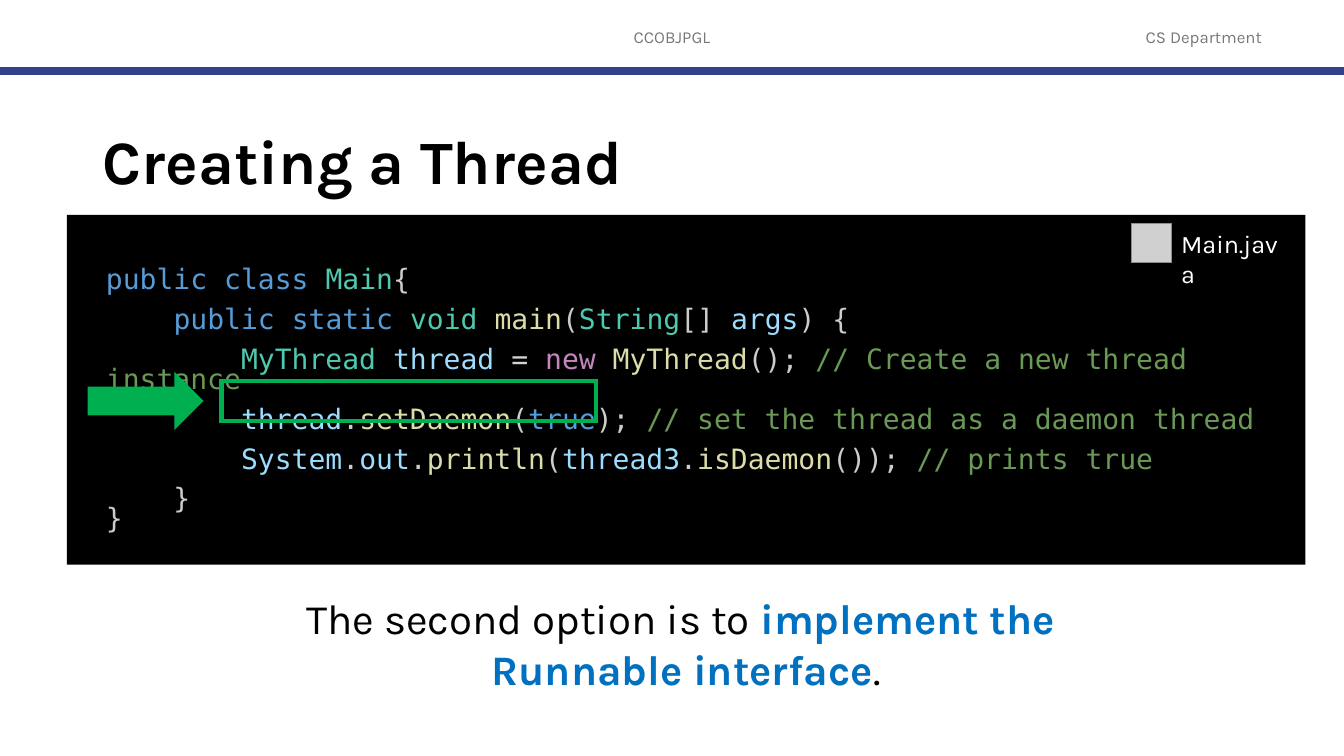
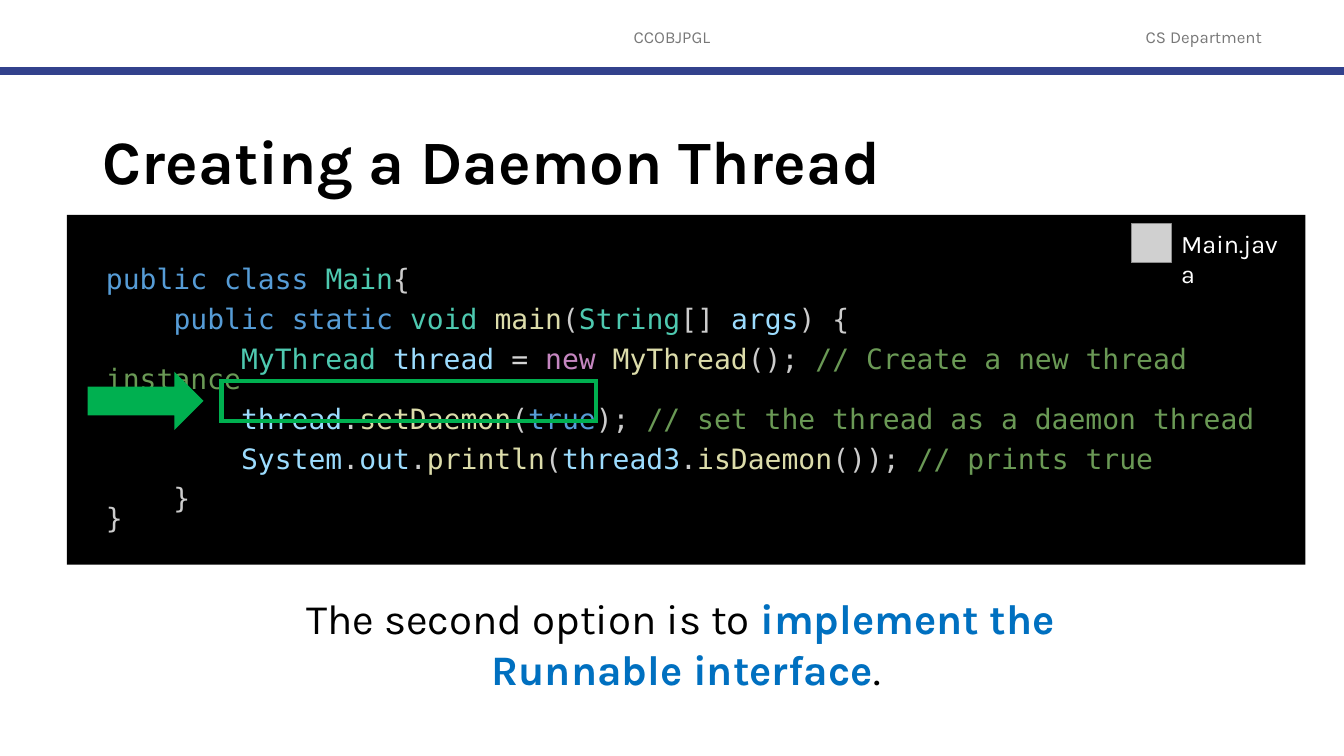
Before and after one commit to robitussin/CCOBJPGL, a slide deck: slide 22 of 9 - Multithreading and Synchronization/Multithreading and Synchronization.pptx (slide 21 before the commit). Drawn at 1344x756 pixels with LibreOffice and Linux fonts; fonts in the diff are those of the drawing; grey boxes stand for pictures; background and template pictures are left out. Boxes give left, top, right and bottom in pixels: in the first picture for what was removed or moved away, otherwise in the second. Text is boxed around its words. In the diff, an @@ line names an element or a change of style, - is before the commit and + after.

```diff
--- a/9 - Multithreading and Synchronization/Multithreading and Synchronization.pptx
+++ b/9 - Multithreading and Synchronization/Multithreading and Synchronization.pptx
@@ title at [102, 140, 880, 199]: text changed @@
-Creating a Thread
+Creating a Daemon Thread
```
Also in this commit, not shown: 2 other slides changed, 1 slide added.
